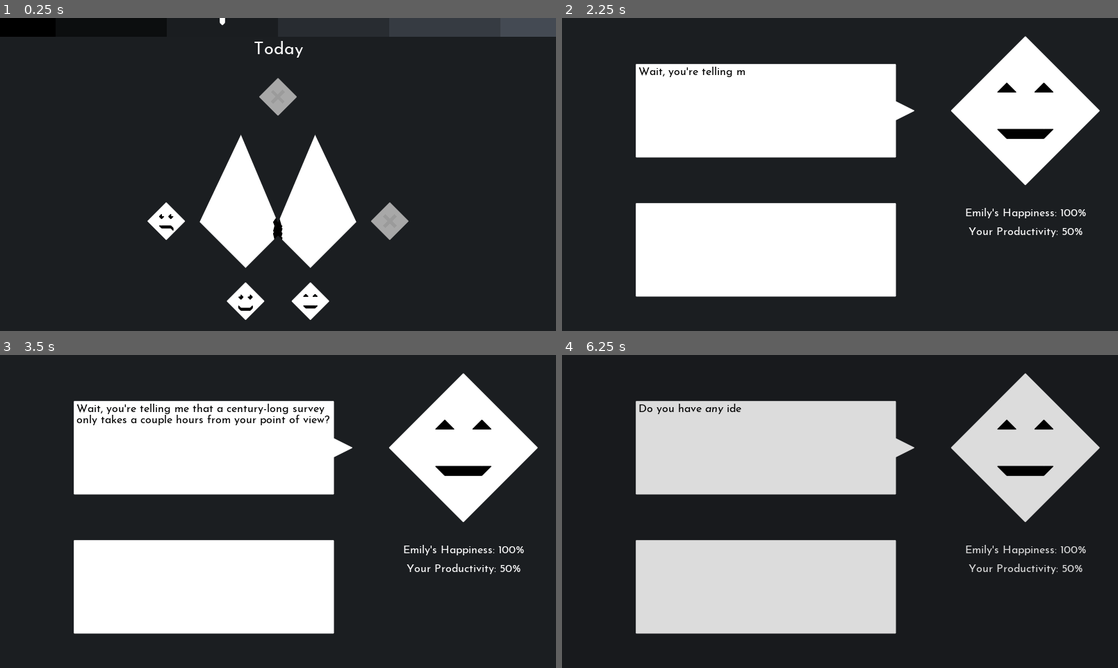
Above: before the commit, frames 1-4 (two rows, left to right).
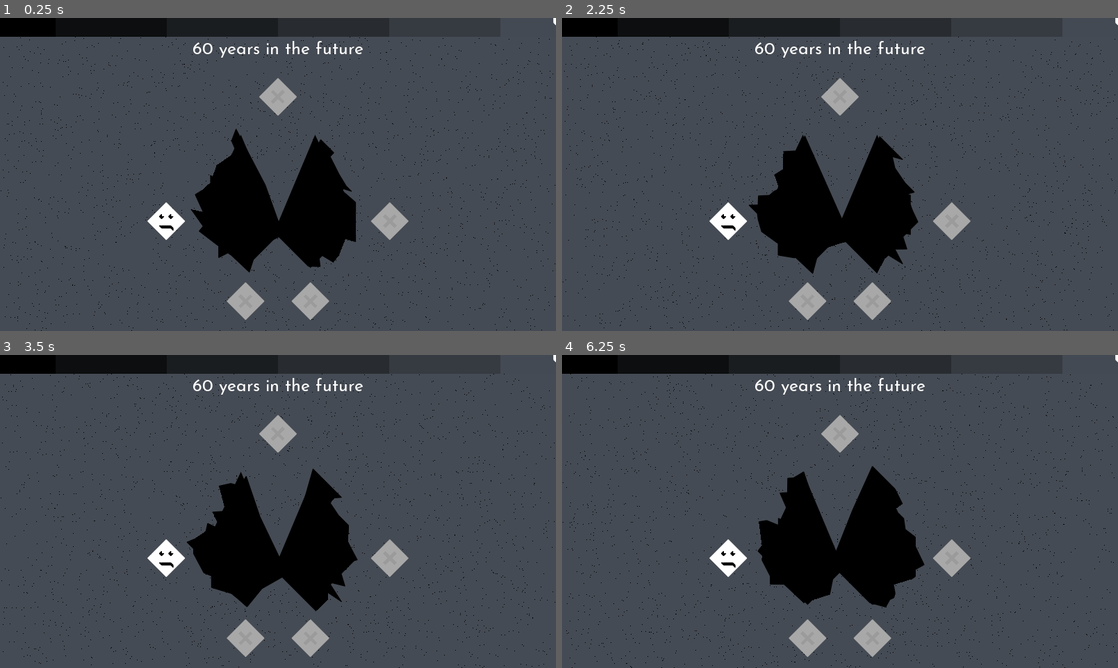
Above: after the commit, the same moments.

Repository: TidB/a-survey-in-a-small-town
Game: Godot game, scene res://start.tscn
The game is run twice, just before and just after one commit, with the same random seed, the same clock (stepped at 60 frames per second) and the same inputs.
Inputs (mouse positions are in pixels of both pictures, inside the frame that each line leads up to):
- Up to frame 1 (0.25 s): no input
- Up to frame 2 (2.25 s): move the mouse to (840, 96) at 0.52 s; click (840, 96) at 0.67 s; move the mouse to (951, 221) at 1.27 s; click (951, 221) at 1.42 s; move the mouse to (873, 299) at 2.02 s; click (873, 299) at 2.17 s
- Up to frame 3 (3.5 s): move the mouse to (461, 448) at 2.77 s; click (461, 448) at 2.92 s
- Up to frame 4 (6.25 s): move the mouse to (1006, 558) at 3.52 s; click (1006, 558) at 3.67 s; move the mouse to (673, 464) at 4.27 s; click (673, 464) at 4.42 s; move the mouse to (867, 511) at 5.02 s; click (867, 511) at 5.17 s; move the mouse to (756, 433) at 5.77 s; click (756, 433) at 5.92 s

The runs differ from the first frame. In frame 1, 93% of the frame differs, in the area x 0-100%, y 0-100%; in frame 2, 96%; in frame 3, 96%; in frame 4, 96%.

Commit message:
More dialogue, testing particles
We'll need a new decision implementation soon

Diff:
--- a/start.tscn
+++ b/start.tscn
@@ -26,6 +26,26 @@
 shader = ExtResource( 6 )
 shader_param/amount = 10.0
 shader_param/speed = 1.5
+
+[sub_resource type="Curve" id=11]
+_data = [ Vector2( 0, 0 ), 0.0, 0.0, 0, 0, Vector2( 0.144737, 1 ), 0.0, 0.0, 0, 0, Vector2( 1, 0 ), 0.0, 0.0, 0, 0 ]
+
+[sub_resource type="CurveTexture" id=12]
+curve = SubResource( 11 )
+
+[sub_resource type="ParticlesMaterial" id=10]
+emission_shape = 2
+emission_box_extents = Vector3( 960, 750, 1 )
+flag_disable_z = true
+gravity = Vector3( 0, 0, 0 )
+orbit_velocity = 0.0
+orbit_velocity_random = 0.0
+radial_accel = -20.0
+radial_accel_random = 0.24
+scale = 2.0
+scale_random = 1.0
+scale_curve = SubResource( 12 )
+color = Color( 0, 0, 0, 1 )
 
 [sub_resource type="DynamicFont" id=5]
 size = 60
@@ -56,6 +76,7 @@
 
 [node name="Node2D" type="Node2D"]
 script = ExtResource( 3 )
+start_time = 5
 
 [node name="Background" type="Polygon2D" parent="."]
 polygon = PoolVector2Array( 0, 0, 0, 1080, 1920, 1080, 1920, 0 )
@@ -128,6 +149,13 @@
 position = Vector2( 574, 701 )
 person = 4
 
+[node name="Particles2D" type="Particles2D" parent="."]
+position = Vector2( 960, 728 )
+amount = 20000
+lifetime = 4.0
+preprocess = 2.0
+process_material = SubResource( 10 )
+
 [node name="Timeline" type="Node2D" parent="."]
 
 [node name="Label" type="Label" parent="Timeline"]
Not shown, changed: dialogue/alex.txt
Not shown, changed: dialogue/emily.txt
Not shown, changed: dialogue/mary.txt
Not shown, changed: dialogue/nelly.txt
Not shown: 1 places in start.tscn that only renumber resources
